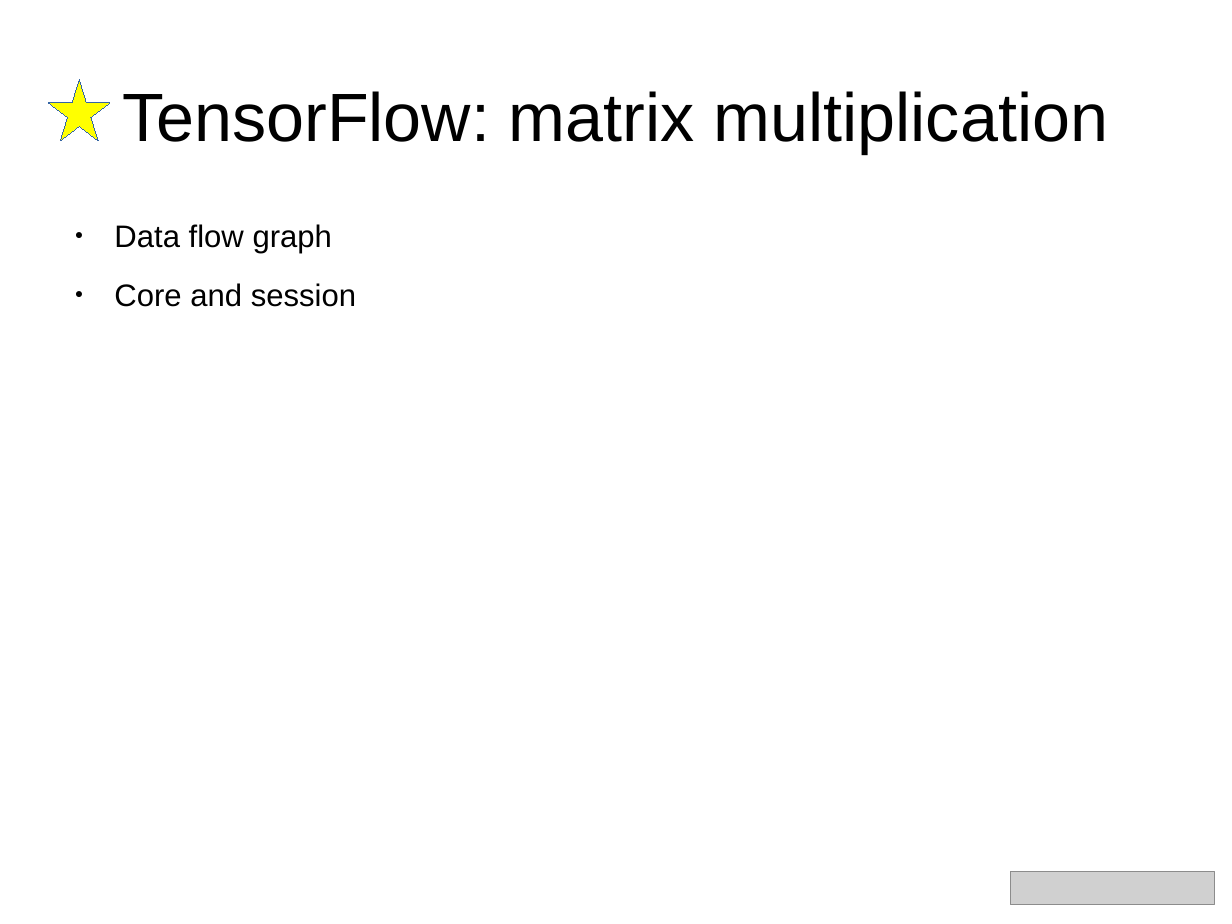
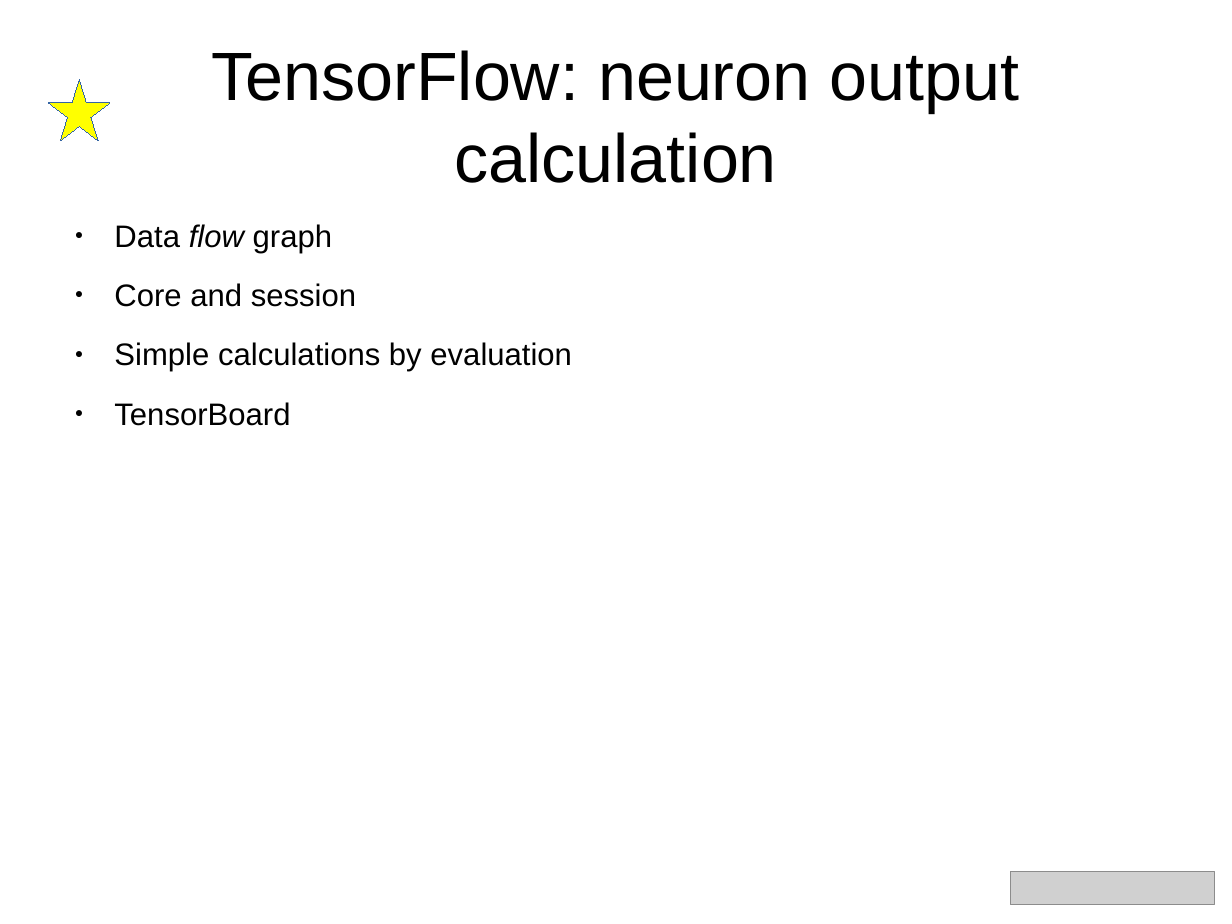
Before and after one commit to aoldemeier/an-introduction-to-tensorflow, a slide deck: slide 9 of slides-english.odp (slide 10 before the commit). Drawn at 1232x924 pixels with LibreOffice and Linux fonts; fonts in the diff are those of the drawing; grey boxes stand for pictures. Boxes give left, top, right and bottom in pixels: in the first picture for what was removed or moved away, otherwise in the second. Text is boxed around its words. In the diff, an @@ line names an element or a change of style, - is before the commit and + after.

```diff
--- a/slides-english.odp
+++ b/slides-english.odp
@@ title at (x1=211, y1=50, x2=1020, y2=183): text changed @@
-TensorFlow: matrix multiplication
+TensorFlow: neuron output calculation
@@ text at (x1=114, y1=224, x2=332, y2=253): italic on in "flow" @@
@@ text at (x1=114, y1=342, x2=572, y2=426): paragraphs added @@
+● Simple calculations by evaluation
+● TensorBoard
```
Also in this commit, not shown: 1 slide added.
